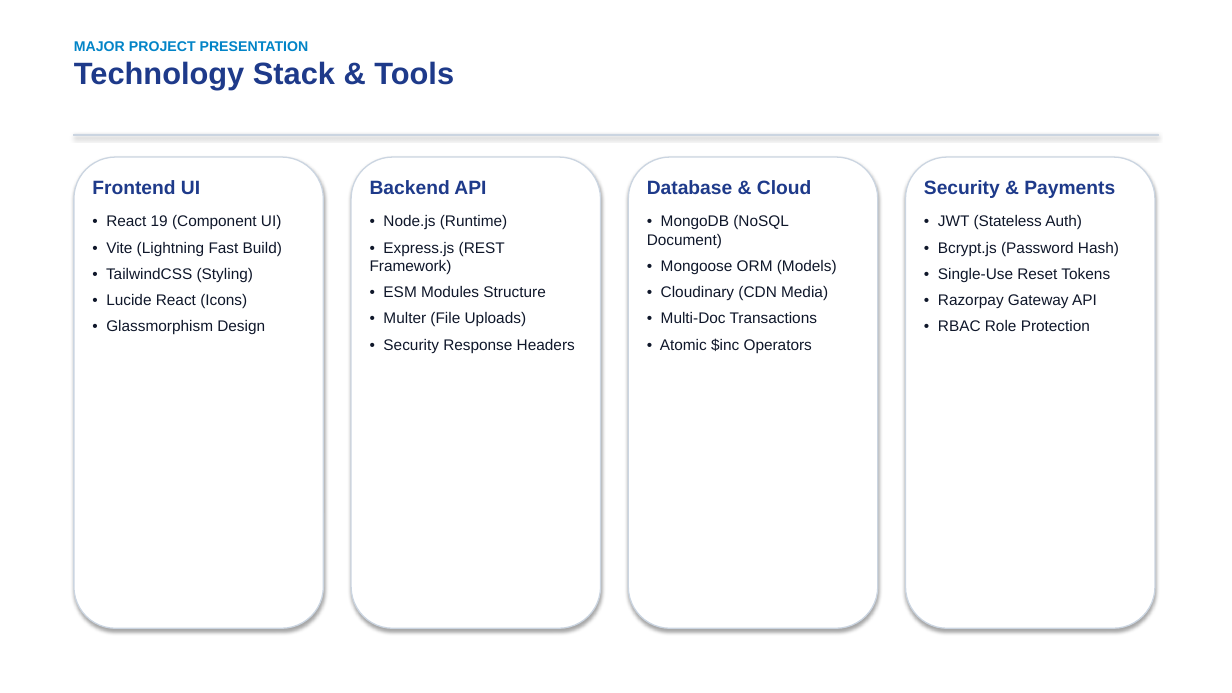
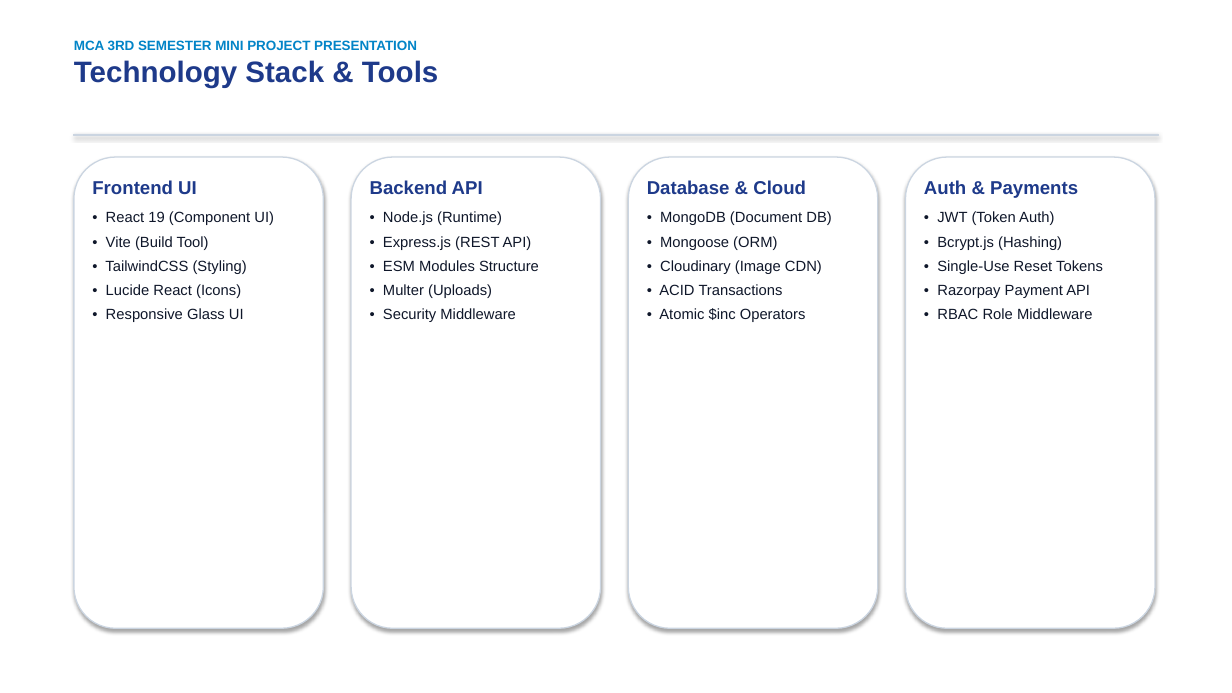
Before and after one commit to Ajitsingh57/SmartShop, a slide deck: slide 5 of docs/SmartShop_Project_Presentation.pptx. Drawn at 1232x693 pixels with LibreOffice and Linux fonts; fonts in the diff are those of the drawing. Boxes give left, top, right and bottom in pixels: in the first picture for what was removed or moved away, otherwise in the second. Text is boxed around its words. In the diff, an @@ line names an element or a change of style, - is before the commit and + after.

Commit message:
feat: isolate admin/customer auth sessions, fix protected route redirect, and update MCA synopsis & docs

```diff
--- a/docs/SmartShop_Project_Presentation.pptx
+++ b/docs/SmartShop_Project_Presentation.pptx
@@ text at box(74, 40, 417, 50): text changed; size 11 to 10.5 pt @@
-MAJOR PROJECT PRESENTATION
+MCA 3RD SEMESTER MINI PROJECT PRESENTATION
@@ text at box(74, 60, 439, 88): size 24 to 23 pt in "Technology Stack & Tools" @@
@@ text at box(92, 180, 274, 298): size 15 to 14.5 pt in "Frontend UI"; size 12 to 11.5 pt in "• React 19 (Component UI)", "• TailwindCSS (Styling)", "• Lucide React (Icons)"; less space between paragraphs @@
@@ text at box(370, 180, 539, 271): size 15 to 14.5 pt in "Backend API"; size 12 to 11.5 pt in "• Node.js (Runtime)", "• ESM Modules Structure"; less space between paragraphs @@
@@ text at box(647, 180, 806, 322): size 15 to 14.5 pt in "Database & Cloud"; size 12 to 11.5 pt in "• Atomic $inc Operators"; less space between paragraphs @@
@@ text at box(924, 180, 1078, 250): text changed; size 12 to 11.5 pt @@
-Security & Payments
-• JWT (Stateless Auth)
-• Bcrypt.js (Password Hash)
+Auth & Payments
+• JWT (Token Auth)
+• Bcrypt.js (Hashing)
@@ text at box(106, 236, 209, 250): text changed; size 12 to 11.5 pt @@
-• Vite (Lightning Fast Build)
+• Vite (Build Tool)
@@ text at box(383, 236, 532, 250): text changed; size 12 to 11.5 pt @@
-• Express.js (REST Framework)
+• Express.js (REST API)
@@ text at box(659, 211, 831, 295): text changed; size 12 to 11.5 pt @@
-• MongoDB (NoSQL Document)
-• Mongoose ORM (Models)
-• Cloudinary (CDN Media)
-• Multi-Doc Transactions
+• MongoDB (Document DB)
+• Mongoose (ORM)
+• Cloudinary (Image CDN)
+• ACID Transactions
@@ text at box(937, 260, 1103, 274): size 12 to 11.5 pt in "• Single-Use Reset Tokens"; less space between paragraphs @@
@@ text at box(383, 284, 516, 322): text changed; size 12 to 11.5 pt @@
-• Multer (File Uploads)
-• Security Response Headers
+• Multer (Uploads)
+• Security Middleware
@@ text at box(937, 285, 1093, 319): text changed; size 12 to 11.5 pt @@
-• Razorpay Gateway API
-• RBAC Role Protection
+• Razorpay Payment API
+• RBAC Role Middleware
@@ text at box(106, 308, 244, 322): text changed; size 12 to 11.5 pt @@
-• Glassmorphism Design
+• Responsive Glass UI
```
Also in this commit, not shown: 13 other slides changed, 16 other files.
